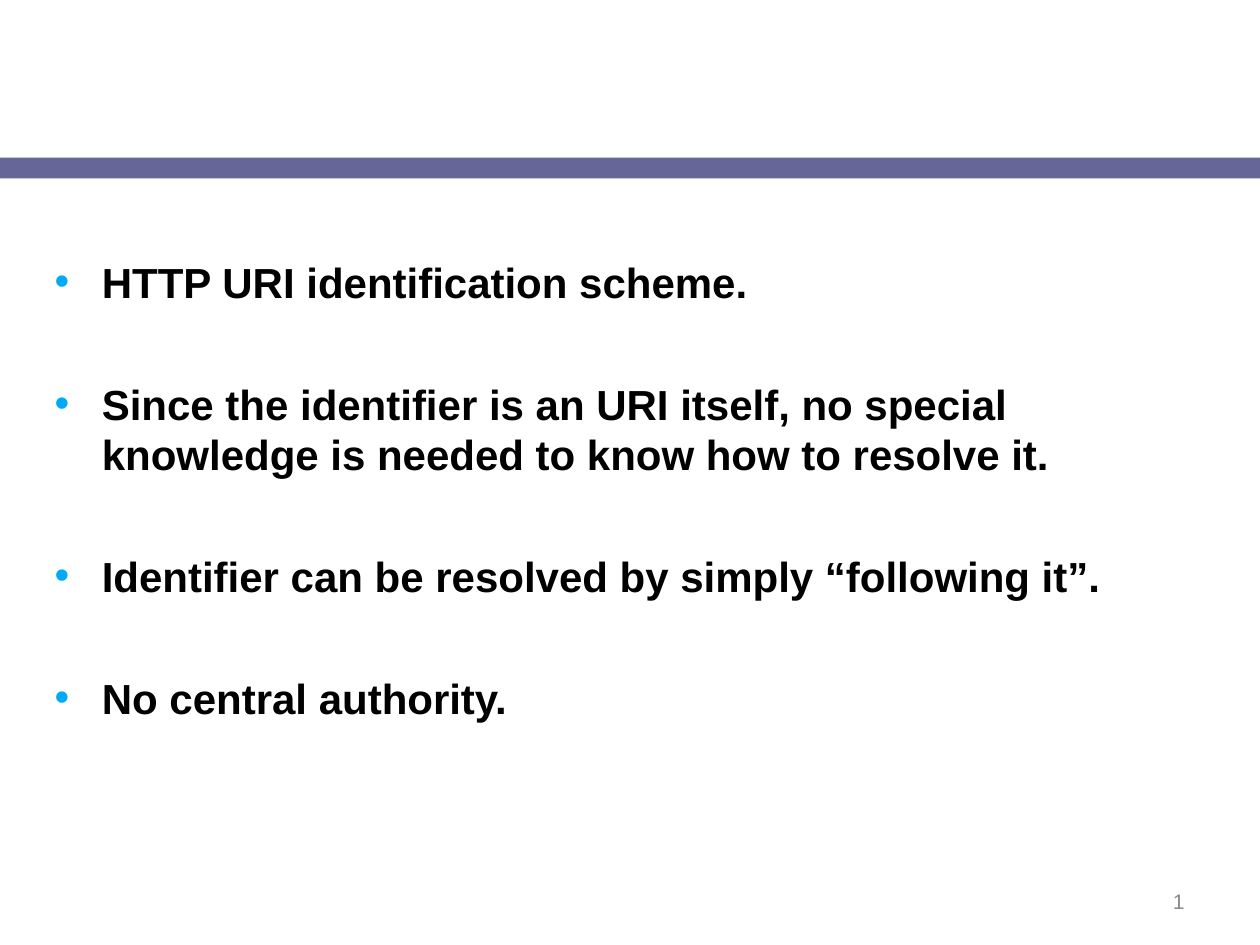
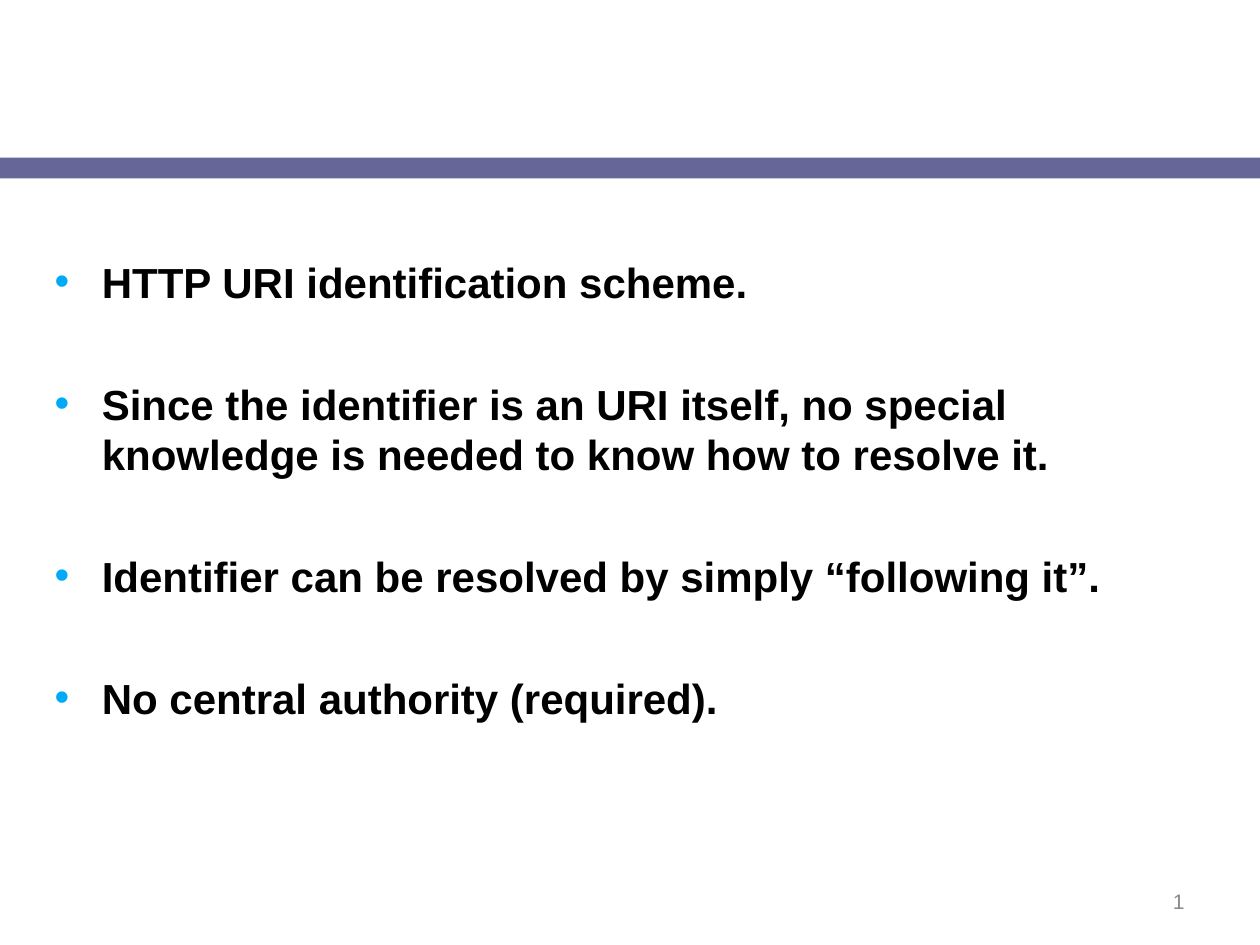
Before and after one commit to NCIP/cagrid-docs, a slide deck: slide 1 of docs/Identifiers/2009-07-10_cmelean.ppt. Drawn at 1260x945 pixels with LibreOffice and Linux fonts; fonts in the diff are those of the drawing; background and template pictures are left out. Boxes give left, top, right and bottom in pixels: in the first picture for what was removed or moved away, otherwise in the second. Text is boxed around its words. In the diff, an @@ line names an element or a change of style, - is before the commit and + after.

```diff
--- a/docs/Identifiers/2009-07-10_cmelean.ppt
+++ b/docs/Identifiers/2009-07-10_cmelean.ppt
@@ text at box(102, 683, 718, 722): text changed @@
-• No central authority.
+• No central authority (required).
```
Also in this commit, not shown: 2 other slides changed.
